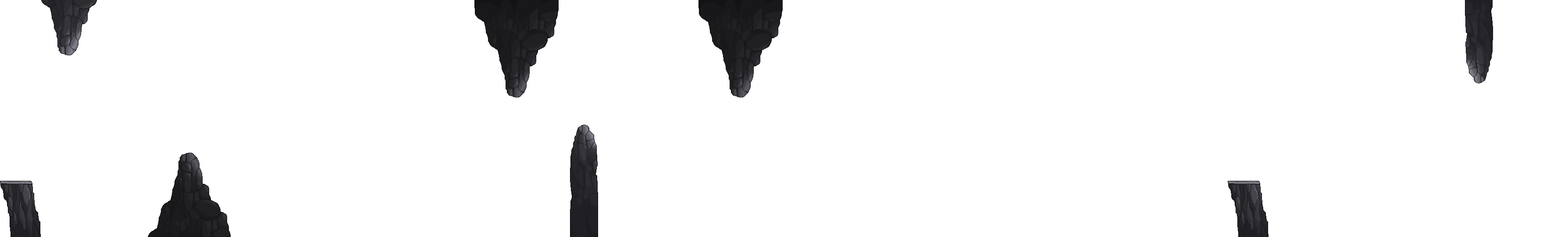
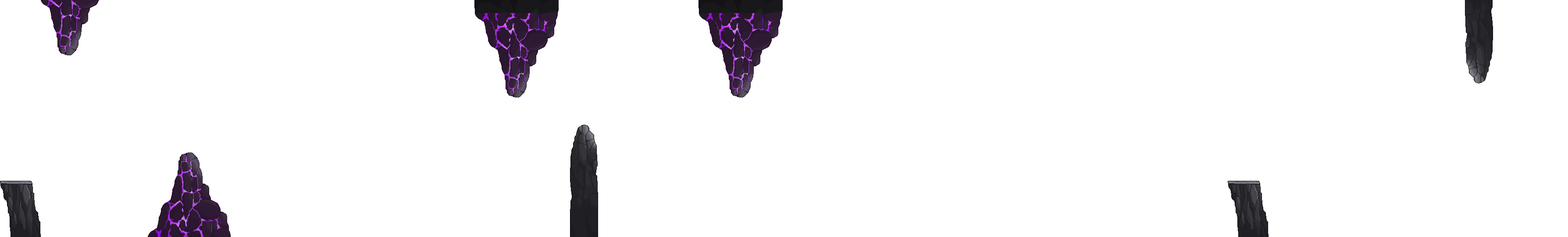
Revision of a layered 1568x237 image; what changed, layer by layer:
added layer "Layer 2" above "Layer 5" over [698, 13, 782, 98]
added layer "Layer 5" above "Layer 4" over [474, 13, 558, 98]
added layer "Layer 4" above "Layer 3" over [40, 0, 100, 56]
added layer "Layer 3" above "Layer 1" over [147, 152, 231, 237]
